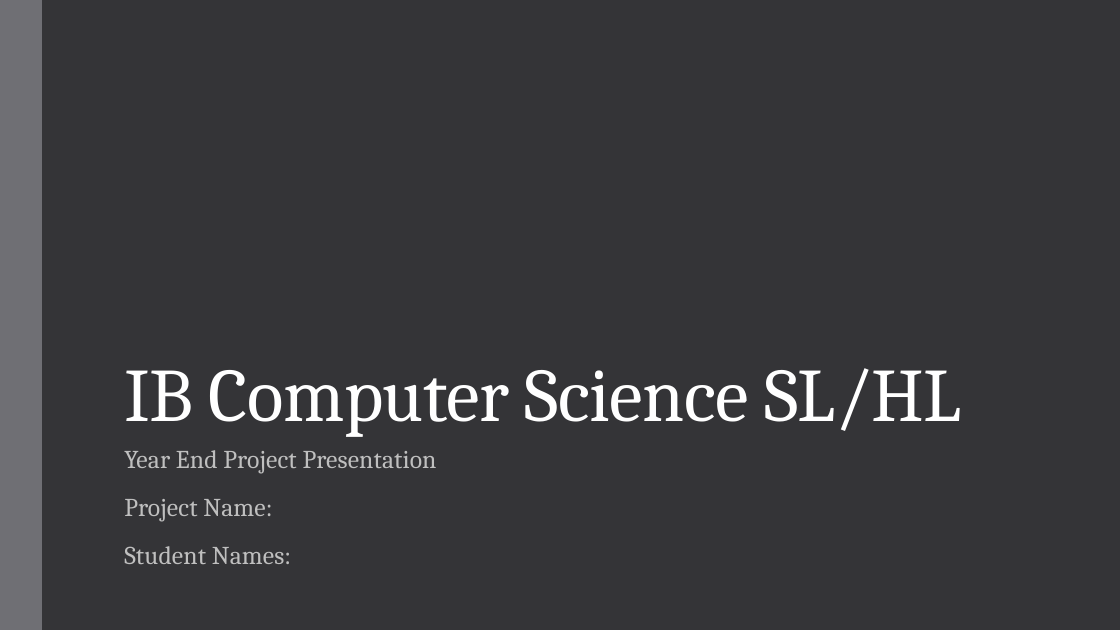
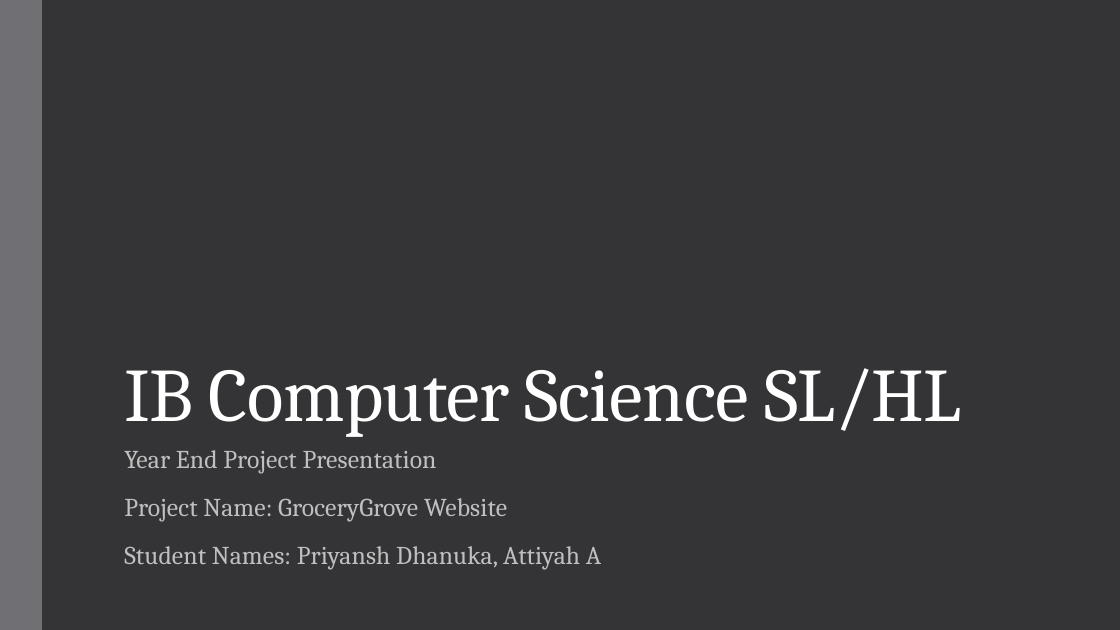
Before and after one commit to skyline-high-school/year-end-partner-project-year-end-project-attiyah-and-priyansh, a slide deck: slide 1 of Documentation/Year-End-Project-Presentation.pptx. Drawn at 1120x630 pixels with LibreOffice and Linux fonts; fonts in the diff are those of the drawing. Boxes give left, top, right and bottom in pixels: in the first picture for what was removed or moved away, otherwise in the second. Text is boxed around its words. In the diff, an @@ line names an element or a change of style, - is before the commit and + after.

```diff
--- a/Documentation/Year-End-Project-Presentation.pptx
+++ b/Documentation/Year-End-Project-Presentation.pptx
@@ subtitle at [124,498,601,570]: text changed @@
-Project Name:
-Student Names:
+Project Name: GroceryGrove Website
+Student Names: Priyansh Dhanuka, Attiyah A
```
Also in this commit, not shown: 1 other file.
